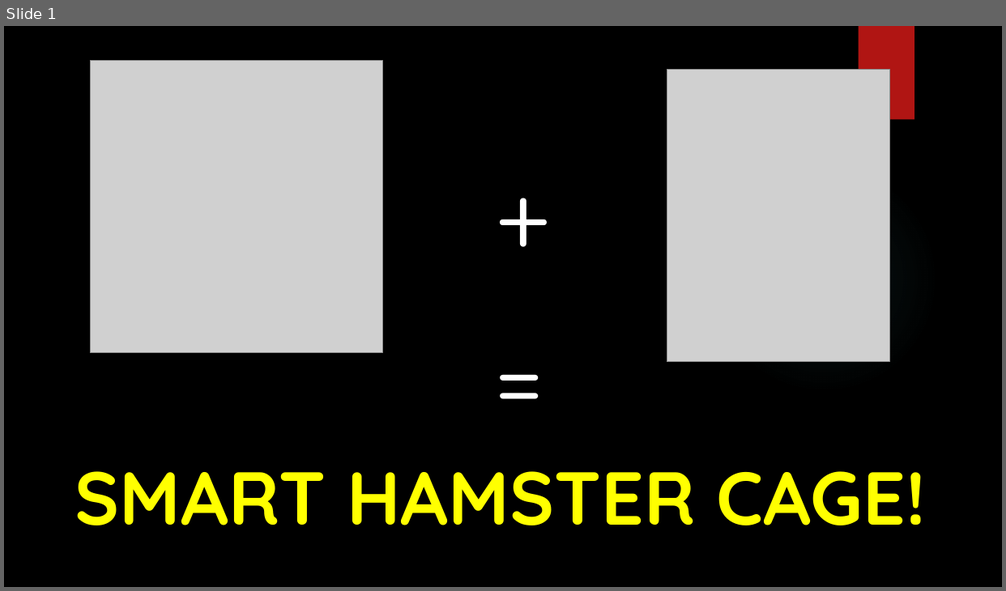
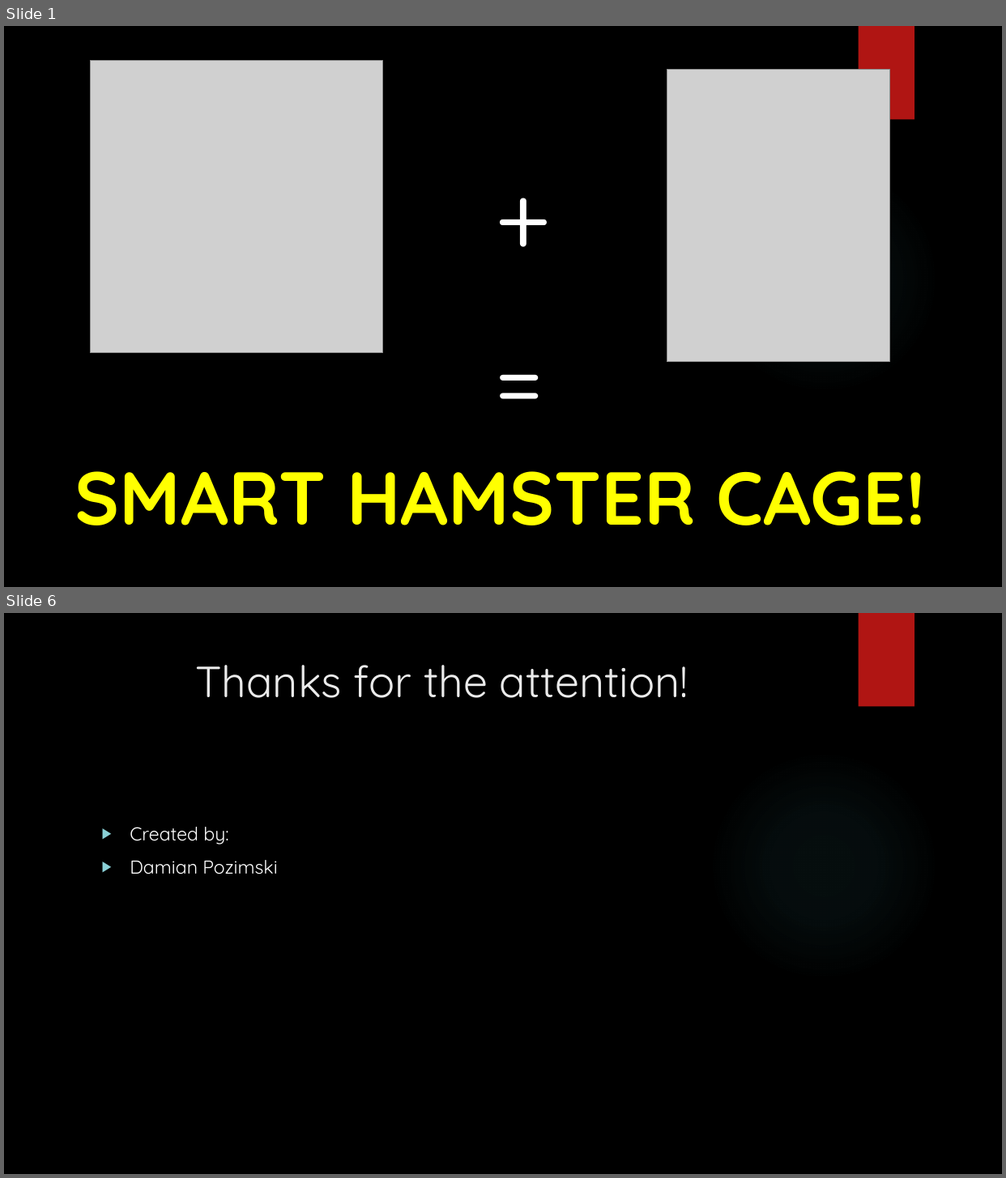
Before and after one commit to dpozimski/smart-hamster-cage, a slide deck: Docs/ProjectOverview.pptx. Shown one above the other, each under a label of ours: slide 1 before the commit, slides 1 and 6 after it; the slides between them are not shown. The pictures are 1006x591 and 1006x1178 pixels, drawn with LibreOffice and Linux fonts; fonts in the diff are those of the drawing; grey boxes stand for pictures; background and template pictures are left out. Boxes give left, top, right and bottom in pixels: in the first picture for what was removed or moved away, otherwise in the second. Text is boxed around its words. In the diff, an @@ line names an element or a change of style, - is before the commit and + after.

```diff
--- a/Docs/ProjectOverview.pptx
+++ b/Docs/ProjectOverview.pptx
@@ slide 6 added at box(4, 613, 1002, 1174), background picture (left out); not listed: 2 template elements that a slide beside it also shows @@
@@ title added at box(195, 665, 688, 698), 42 pt, text #EBEBEB @@
+Thanks for the attention!
@@ text added at box(130, 827, 277, 875), 18 pt, text #FFFFFF @@
+▶ Created by:
+▶ Damian Pozimski
```
Also in this commit, not shown: 1 slide changed, 3 other slides added, 12 other files.
